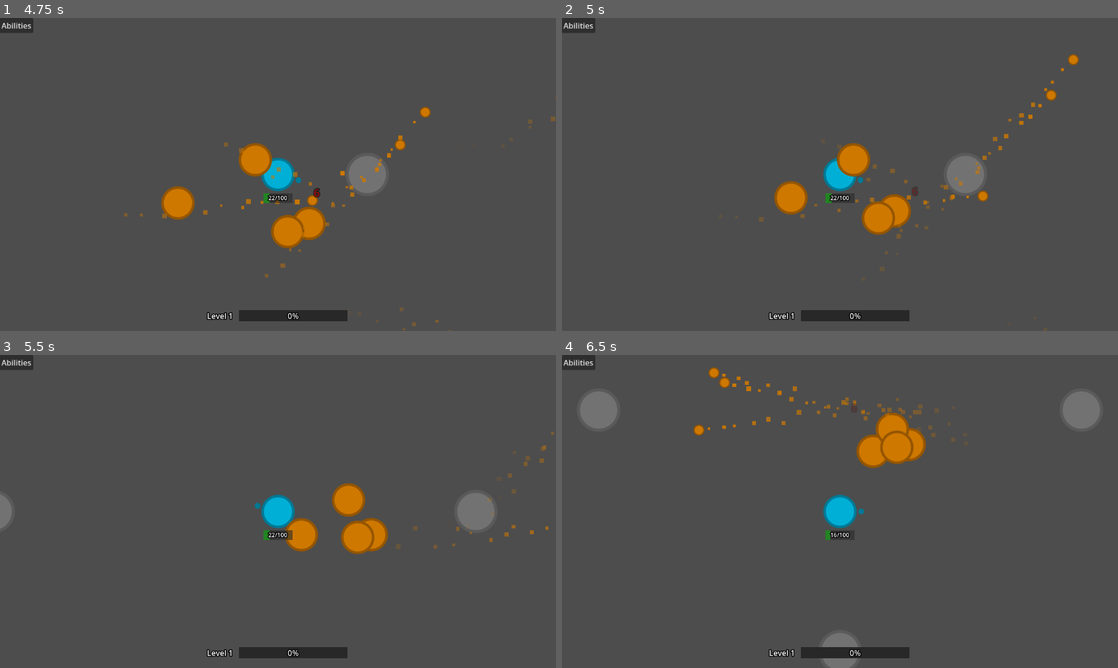
Above: before the commit, frames 1-4 (two rows, left to right).
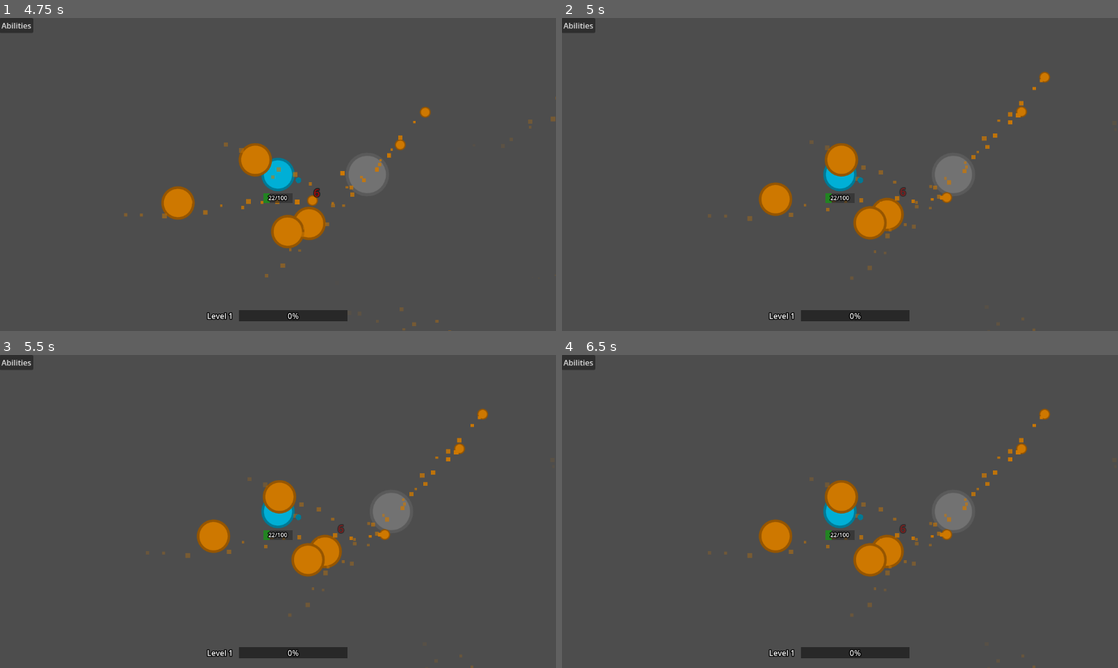
Above: after the commit, the same moments.

Repository: fmachek/geoslayer
Game: Godot game, scene res://scenes/user_interface/main_menu/main_menu.tscn
Same seed, same stepped clock (60 frames per second), same inputs: the game is played once before the commit and once after it.
Inputs (mouse positions are in pixels of both pictures, inside the frame that each line leads up to):
- Up to frame 1 (4.75 s): click "Play" at 0.5 s; tap Enter at 1.25 s; move the mouse to (400, 158) at 1.27 s; hold D (right) 1.28-2.03 s; tap E at 1.35, 2.3, 2.85, 3.6, 4.55 s; click (400, 158) at 1.42 s; move the mouse to (166, 190) at 2.02 s; hold S (down) 2.03-2.78 s; tap Q at 2.1, 4.35 s; move the mouse to (333, 105) at 2.77 s; hold D (right) 2.78-3.53 s; move the mouse to (250, 237) at 3.52 s; hold W (up) 3.53-4.28 s; click (250, 237) at 3.67 s; move the mouse to (444, 221) at 4.27 s; hold A (left) from 4.28 s (still down)
- Up to frame 2 (5 s): keep holding A (left); tap Escape at 4.9 s
- Up to frame 3 (5.5 s): keep holding A (left); move the mouse to (111, 464) at 5.02 s; tap E at 5.1 s
- Up to frame 4 (6.5 s): move the mouse to (867, 511) at 5.77 s; release A (left) at 5.78 s; hold S (down) from 5.78 s (still down); tap E at 5.85 s; click (867, 511) at 5.92 s

Frame 1 is identical in both runs. In frame 2, 3.2% of the frame differs, in the area x 26-93%, y 11-100%; in frame 3, 5.5%; in frame 4, 6.8%, in the area x 3-97%, y 4-100%.

Commit message:
feat: add escape pause
Enable continuous processing for managers and world scenes: set process_mode on World tscn instances and set process_mode = Node.PROCESS_MODE_ALWAYS in GameManager, PlayerManager, and WorldManager so these autoloads run regardless of pause state. Add an "escape" input mapping in project settings and implement _unhandled_input in GameManager to toggle get_tree().paused when Escape is pressed, allowing pause/unpause via Escape while keeping core systems active.

Diff:
--- a/project.godot
+++ b/project.godot
@@ -50,6 +50,11 @@
 , Object(InputEventKey,"resource_local_to_scene":false,"resource_name":"","device":-1,"window_id":0,"alt_pressed":false …(186 unchanged characters)…
 ]
 }
+escape={
+"deadzone": 0.2,
+"events": [Object(InputEventKey,"resource_local_to_scene":false,"resource_name":"","device":0,"window_id":0,"alt_pressed":false,"shift_pressed":false,"ctrl_pressed":false,"meta_pressed":false,"pressed":false,"keycode":0,"physical_keycode":4194305,"key_label":0,"unicode":0,"location":0,"echo":false,"script":null)
+]
+}
 
 [layer_names]
 
--- a/scenes/worlds/world.tscn
+++ b/scenes/worlds/world.tscn
@@ -4,6 +4,7 @@
 [ext_resource type="Script" uid="uid://byi8jx8nx4koc" path="res://scripts/worlds/waves/wave_manager.gd" id="2_mnksr"]
 
 [node name="World" type="Node2D" unique_id=514046658]
+process_mode = 1
 script = ExtResource("1_6e51n")
 
 [node name="PlayerSpawnPoint" type="Node2D" parent="." unique_id=432436946]
--- a/scenes/worlds/world_1.tscn
+++ b/scenes/worlds/world_1.tscn
@@ -5,6 +5,7 @@
 [ext_resource type="PackedScene" uid="uid://bn86y4tvdekxl" path="res://scenes/characters/enemies/enemy.tscn" id="8_hbdd5"]
 
 [node name="World1" unique_id=514046658 instance=ExtResource("1_nlsqv")]
+process_mode = 1
 
 [node name="CharacterSpawner" parent="." index="2" unique_id=1925204194 instance=ExtResource("2_xijrn")]
 position = Vector2(-500, 0)
--- a/scripts/autoloads/game_manager.gd
+++ b/scripts/autoloads/game_manager.gd
@@ -2,6 +2,9 @@
 
 var main_node: Main # Main 2D node which is going to contain the world etc
 signal loaded_main(main: Main) # Emitted when the Main node is fully ready
+
+func _ready() -> void:
+	process_mode = Node.PROCESS_MODE_ALWAYS
 
 # Switches to the Main scene, where the world will be loaded.
 func start_game() -> void:
@@ -16,3 +19,9 @@
 # other nodes such as WorldManager can react to it.
 func _on_main_ready() -> void:
 	loaded_main.emit(main_node)
+
+# Input handling from Godot Docs (https://docs.godotengine.org/en/stable/tutorials/inputs/inputevent.html)
+func _unhandled_input(event):
+	if event is InputEventKey:
+		if event.pressed and event.keycode == KEY_ESCAPE:
+			get_tree().paused = not get_tree().paused
--- a/scripts/autoloads/player_manager.gd
+++ b/scripts/autoloads/player_manager.gd
@@ -5,6 +5,9 @@
 
 var player_scene := preload("res://scenes/characters/player/player_character.tscn")
 var current_player: PlayerCharacter
+
+func _ready() -> void:
+	process_mode = Node.PROCESS_MODE_ALWAYS
 
 func spawn_player(pos: Vector2):
 	current_player = player_scene.instantiate()
--- a/scripts/autoloads/world_manager.gd
+++ b/scripts/autoloads/world_manager.gd
@@ -5,6 +5,7 @@
 # Note: this world loading is temporary and will be replaced with a better system
 
 func _ready() -> void:
+	process_mode = Node.PROCESS_MODE_ALWAYS
 	GameManager.loaded_main.connect(_on_game_manager_loaded_main)
 
 # Loads the world and adds it as a child of the Main node.
